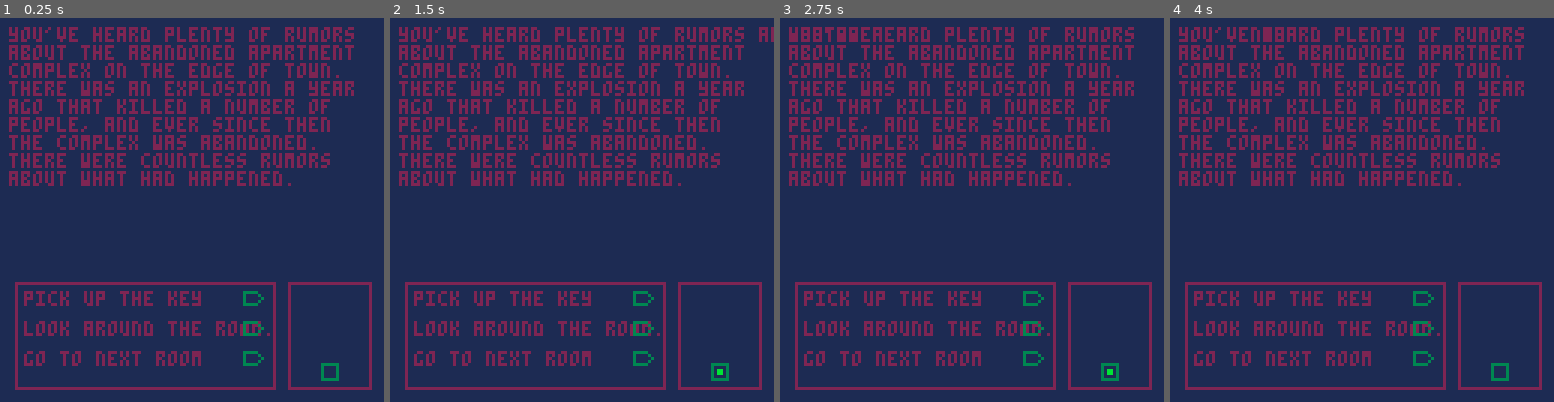
Above: before the commit, frames 1-4 (left to right).
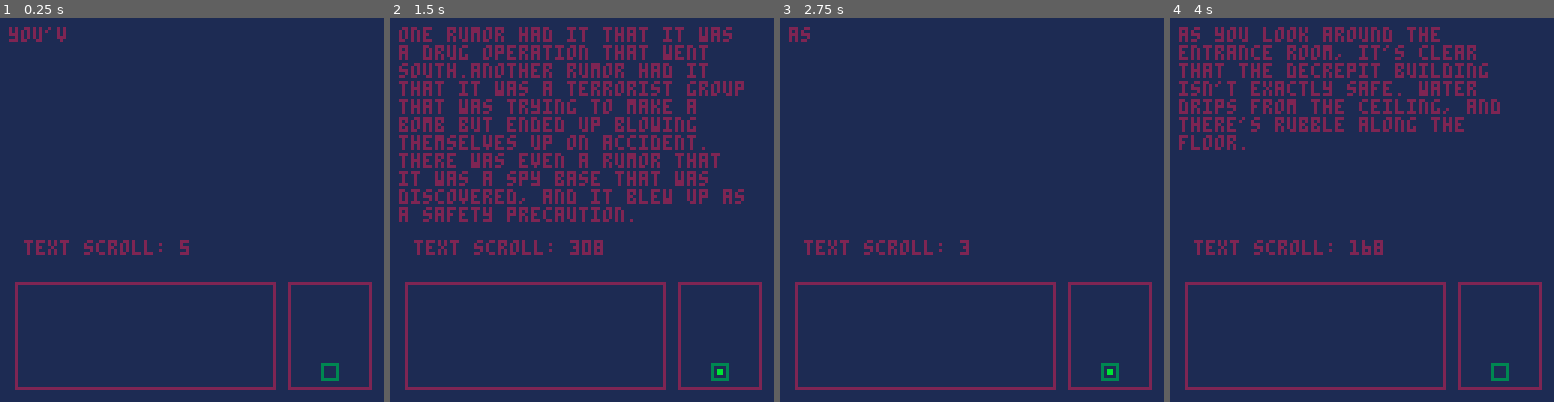
Above: after the commit, the same moments.

Repository: NeoTheSilent/A-Forgotten-Journal
Game: PICO-8 cartridge evastory.p8
Same seed, same stepped clock (60 frames per second), same inputs: the game is played once before the commit and once after it.
Inputs:
- Up to frame 1 (0.25 s): no input
- Up to frame 2 (1.5 s): tap X (X key) at 0.33, 1.07 s; tap O (Z key) at 0.7 s
- Up to frame 3 (2.75 s): tap O (Z key) at 1.7, 2.1, 2.5 s; tap X (X key) at 1.85 s; hold Up 2.15-2.42 s
- Up to frame 4 (4 s): tap O (Z key) at 2.9, 3.3, 3.7 s; tap X (X key) at 2.97 s; hold Down 3.63-3.97 s

The runs differ from the first frame. In frame 1, 16% of the frame differs, in the area x 2-93%, y 2-91%; in frame 2, 16%, in the area x 2-100%, y 2-91%; in frame 3, 16%; in frame 4, 15%.

Commit message:
v1.5
I have begun to unspaghetti the code and make it much more reusable. I have also continued working on making the typewriter text work properly, so now it makes a sound and also displays each character and writes it out in real time. Hopefully the next update will continue to unspaghetti it, and add functionality for paragraphs

Diff:
--- a/evastory.p8
+++ b/evastory.p8
@@ -39,9 +39,8 @@
 					//room 2 information
 				 {
 							dialogue = {
-									".",
 									"you've heard plenty of rumors about the abandoned apartment complex on the edge of town. there was an explosion a year ago that killed a number of people, and ever since then the complex was abandoned. there were countless rumors about what had happened.",
-									"one rumor had it that it was a\ndrug operation that went south.\n          \nanother rumor had it that\nit was a terrorist group that\nwas trying to make a bomb but\nended up blowing themselves up\non accident.\n          \nthere was even a rumor that it\nwas a spy base that was\ndiscovered, and it blew up as\na safety precaution.",
+									"one rumor had it that it was a drug operation that went south.another rumor had it that it was a terrorist group that was trying to make a bomb but ended up blowing themselves up on accident. there was even a rumor that it was a spy base that was discovered, and it blew up as a safety precaution.",
 							  "whatever the case, the owners\nabandoned it. it was put under\ninvestigation for a time by the\npolice, but n …(245 unchanged characters)…
 							  "you venture inside the facility.\nit's difficult getting past the\ndoor, as something inside\nhad blocked the door, and it wouldn't\nbudge. thankfully, upon looking around,\nyou spotted an open window and\nmanaged to climb in.",
 							  "as you look around the entrance room, it's clear that the decrepit building isn't exactly safe. water drips from the ceiling, and there's rubble along the floor.",
@@ -122,13 +121,13 @@
 
 function _update()
 		//scrolling, we use #string to see length
-		if textscroll < #currentdialogue
+		if textscroll < #splitdialogue(currentdialogue)
 		then
 				textscroll+=0.5
 				//skip dialogue button
 				if btnp(5)
 				then
-						textscroll = #currentdialogue
+						textscroll = #splitdialogue(currentdialogue)
 				end
 		end
 		//blinking ui code
@@ -225,10 +224,9 @@
 		if bugtesting
 		then
 				--print("value of space: "..ord(","),8,53)
-				print(splitdialogue(),3,3)
 				--print("locked choice: "..tostr(lockchoice),8,60)
 				--print("dialogue length: "..#currentdialogue,8,67)
-				--print("text scroll: "..textscroll,8,74)
+				print("text scroll: "..textscroll,8,74)
 				--print("key1: "..triggers.key,8,81)
 				--print(ceil(#story[player.room].dialogue[1]/31),8,81)
 		end
@@ -243,9 +241,54 @@
 ]]--
 
 function dialogue(item)
+
+		//if we haven't been here yet
+		if visitedroom[player.room] == 0
+		then
+				//disable other functions, and display the dialogue from the start
+				disable = true
+				displaydialogue(item.dialogue,false)
+		else
+				--[[
+				otherwise, we've seen this room's dialogue before,
+				and don't need to repeat it
+				]]--
+				currentdialogue = item.dialogue[#item.dialogue]
+				displaydialogue(currentdialogue)
+		end
+
+		--test = item.dialogue[1]
+		--print(splitdialogue(test),3,2)
+end
+
+function displaydialogue(item)
+		--[[
+		if this is the main dialogue
+		we display the initial dialogue
+		]]--
+		if visitedroom[player.room]==0
+		then
+				print(sub(splitdialogue(item[initialmainval]),1,textscroll),3,3)
+				sound(splitdialogue(item[initialmainval]))
+				//when the player presses the button, it advances the dialogue
+				if btnp(4) and #item > initialmainval
+				then
+						textscroll = 0
+						initialmainval += 1
+						currentdialogue = item[initialmainval]
+				end
+		else
+				currentdialogue = item[#item]
+				initialmainval = 1
+				visitedroom[player.room] = 1
+		end
+end
+
+function test()
 		--[[
 		we want to use variant dialogue
-		depending on whether we're allowed to do the event
+		depending on whether we're
+		allowed to do the event
 		]]--
 		if selectedchoice != 0
 		then
@@ -263,20 +306,7 @@
 		to that room
 		]]--
 		else
-				//if we haven't been here yet
-				if visitedroom[player.room] == 0
-				then
-						//disable other functions, and display the dialogue from the start
-						disable = true
-						displaydialogue(item.dialogue,false)
-				else
-						--[[
-						otherwise, we've seen this room's dialogue before,
-						and don't need to repeat it
-						]]--
-						currentdialogue = item.dialogue[#item.dialogue]
-						displaydialogue(currentdialogue)
-				end
+
 		end
 
 		//if we're allowed to look at the branching dialogues
@@ -357,53 +387,6 @@
 				spr(selectionspr[swapblinkstate],x,y)
 		else
 				spr(selectionspr[1],x,y)
-		end
-end
-
-
-
-function displaydialogue(dial,branch)
-		//if this is the main dialogue
-		if branch == false
-		then
-				//if we haven't fully displayed this dialogue yet
-				if visitedroom[player.room] == 0
-				then
-						//we display the initial dialogue
-						print(sub(dial[initialmainval],1,textscroll),3,3)
-						sound(dial[initialmainval])
-						//when the player presses the button, it advances the dialogue
-						if btnp(4) and textscroll == #currentdialogue
-						then
-								textscroll = 0
-								--[[
-								we check to see if the player is
-								reaching the end of the dialogue.
-								we do this by seeing if
-								the next dialogue will be the
-								final one.
-								]]--
-								if #dial > initialmainval+1
-								then
-										//if not, keep going
-										initialmainval += 1
-										currentdialogue = dial[initialmainval]
-								else
-										//if so, reset values and mark that we saw this room's dialogue
-										initialmainval = 1
-										visitedroom[player.room] = 1
-										disable = false
-								end
-						end
-				else
-						//if we've been here already, just display the final dialogue
-						print(sub(dial[#dial],1,textscroll),3,3)
-						sound(dial[#dial])
-				end
-		//in all other cases, just display it normally
-		else
-				print(sub(dial,1,textscroll),3,3)
-				sound(dial)
 		end
 end
 
@@ -522,7 +505,7 @@
 -->8
 -- dialogue splitter
 
-function splitdialogue()
+function splitdialogue(input)
 		--[[
 		this function exists to
 		automatically add the breakline
@@ -532,9 +515,7 @@
 		and we can make it add a new
 		line with any posotive number
 		for the sentence length
-		]]--
-		nstring = "you've heard plenty of rumors about the abandoned apartment complex on the edge of town. there was an explosion a year ago that killed a number of people, and ever since then the complex was abandoned. there were countless rumors about what had happened."
-		--[[
+
 		our length must be 1 higher than
 		what we want. this is because
 		we're adding the newline
@@ -557,7 +538,8 @@
 		many rows we want, and thus
 		how many newlines we'll add
 		]]--
-		for i=0,ceil(#nstring/setlength) do
+
+		for i=0,ceil(#input/setlength) do
 		--[[
 		we must also check before we
 		insert the newline if we'll
@@ -587,16 +569,18 @@
 		displayed on one line, of
 		course.
 		]]--
-				if sub(nstring,length-1,length-1)!=" "
+
+				if sub(input,length-1,length-1)!=" "
 				then
 						for j=1,ceil(setlength/3) do
-								if sub(nstring,length-j,length-j)==" "
+								if sub(input,length-j,length-j)==" "
 								then
 										length-=j-1
 										break
 								end
 						end
 				end
+
 		--[[
 		once we are sure that adding
 		a new line is safe, we will
@@ -614,14 +598,14 @@
 		we also increase our length
 		appropriately each line.
 		]]--
-				temporary = sub(nstring,1,length-1).."\n"..sub(nstring,length)
- 			nstring = temporary
+				temporary = sub(input,1,length-1).."\n"..sub(input,length)
+ 			input = temporary
  			length+=setlength
 		end
 		--[[
 		once we're finished
 		]]--
-		return nstring
+		return input
 end
 __gfx__
 00000000000000000000000000000000000000000000000000000000000000000000000000000000000000000000000000000000000000000000000000000000
